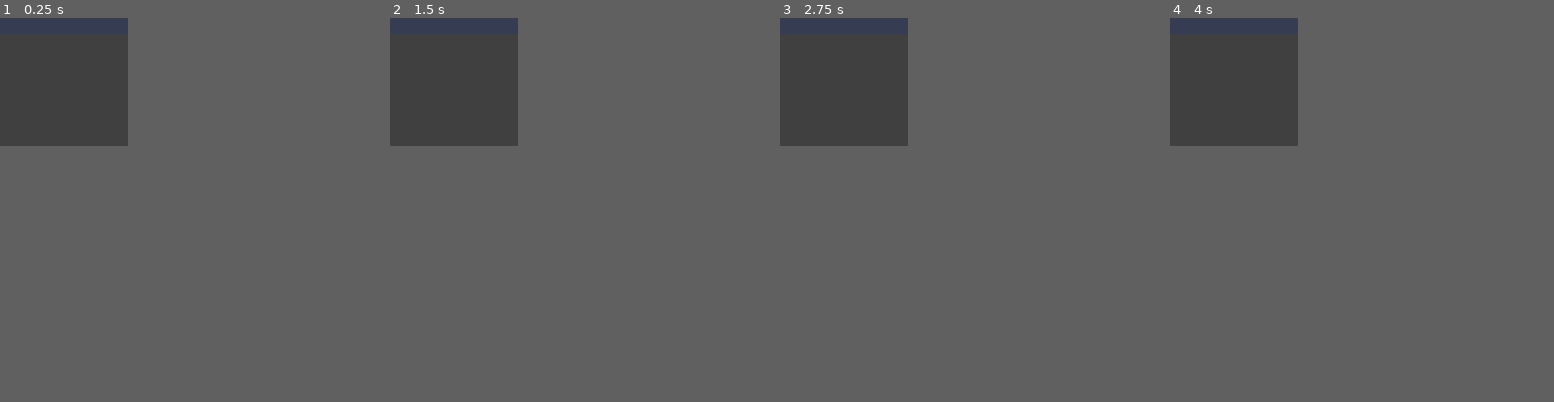
Above: before the commit, frames 1-4 (left to right).
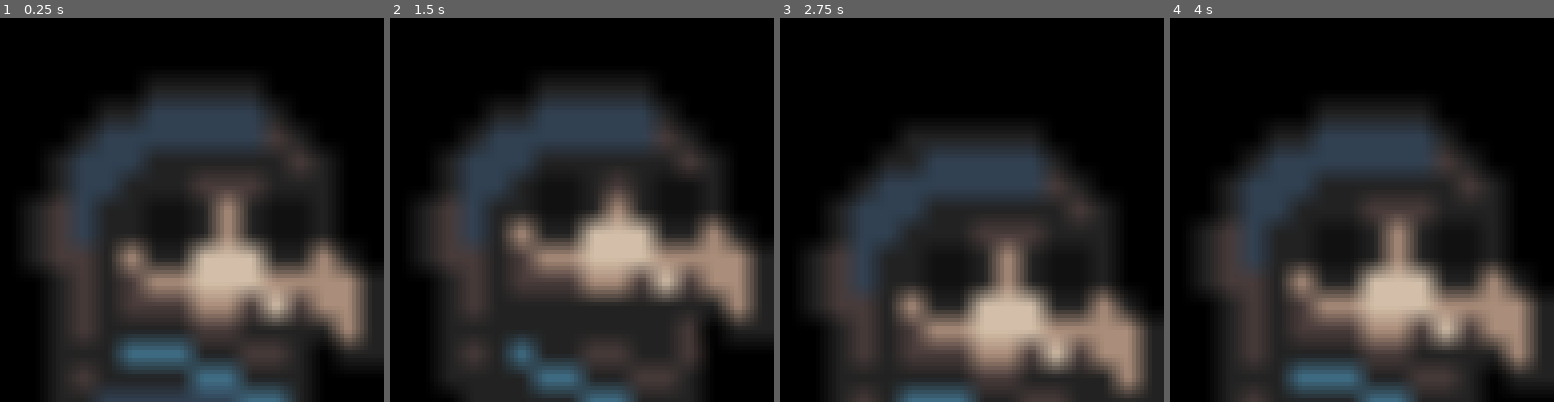
Above: after the commit, the same moments.

Repository: BudzioT/Virtual-Doppelganger
Game: Godot game, scene res://scenes/main.tscn
The game is run twice, just before and just after one commit, with the same random seed, the same clock (stepped at 60 frames per second) and the same inputs. The engine's default icon, where the game draws it, is replaced by a stand-in: a white triangle on a blue panel in a dark square.
Inputs:
- Up to frame 1 (0.25 s): no input
- Up to frame 2 (1.5 s): tap Enter (ui_accept) at 0.5, 1.35 s; hold Right (ui_right) 0.53-1.28 s; hold Enter (ui_accept) 0.53-1.28 s; hold Down (ui_down) from 1.28 s (still down)
- Up to frame 3 (2.75 s): tap Enter (ui_accept) at 1.52, 1.82 s; release Down (ui_down) at 2.03 s; hold Right (ui_right) from 2.03 s (still down); hold Enter (ui_accept) from 2.03 s (still down)
- Up to frame 4 (4 s): release Right (ui_right) at 2.78 s; release Enter (ui_accept) at 2.78 s; hold Up (ui_up) 2.78-3.53 s; tap Enter (ui_accept) at 2.85, 3.02, 3.32 s; hold Left (ui_left) from 3.53 s (still down); hold Enter (ui_accept) from 3.53 s (still down)
In our replay, the window is 32x32 before the commit and 96x96 after it. These sizes can differ from the game's own. Grey fills any space a smaller window leaves; there, only what the larger window draws over its background counts as a difference.

The runs differ from the first frame. In frame 1, 67% of the frame differs, in the area x 0-100%, y 0-100%; in frame 2, 66%; in frame 3, 60%; in frame 4, 64%.

Commit message:
made character

Diff:
--- a/project.godot
+++ b/project.godot
@@ -11,24 +11,49 @@
 [application]
 
 config/name="Virtual Doppelganger"
-run/main_scene="res://scenes/main.tscn"
+run/main_scene="res://scenes/Main.tscn"
 config/features=PackedStringArray("4.3", "GL Compatibility")
 config/icon="res://icon.svg"
 
 [display]
 
-window/size/viewport_width=640
-window/size/viewport_height=480
-window/size/borderless=true
-window/size/always_on_top=true
+window/size/viewport_width=1024
+window/size/viewport_height=720
 window/size/transparent=true
 window/subwindows/embed_subwindows=false
 window/per_pixel_transparency/allowed=true
+
+[dotnet]
+
+project/assembly_name="Virtual Doppelganger"
 
 [editor_plugins]
 
 enabled=PackedStringArray("res://addons/godot_super-wakatime/plugin.cfg")
 
+[input]
+
+move_left={
+"deadzone": 0.5,
+"events": [Object(InputEventKey,"resource_local_to_scene":false,"resource_name":"","device":-1,"window_id":0,"alt_pressed":false,"shift_pressed":false,"ctrl_pressed":false,"meta_pressed":false,"pressed":false,"keycode":0,"physical_keycode":65,"key_label":0,"unicode":97,"location":0,"echo":false,"script":null)
+]
+}
+move_right={
+"deadzone": 0.5,
+"events": [Object(InputEventKey,"resource_local_to_scene":false,"resource_name":"","device":-1,"window_id":0,"alt_pressed":false,"shift_pressed":false,"ctrl_pressed":false,"meta_pressed":false,"pressed":false,"keycode":0,"physical_keycode":68,"key_label":0,"unicode":100,"location":0,"echo":false,"script":null)
+]
+}
+move_up={
+"deadzone": 0.5,
+"events": [Object(InputEventKey,"resource_local_to_scene":false,"resource_name":"","device":-1,"window_id":0,"alt_pressed":false,"shift_pressed":false,"ctrl_pressed":false,"meta_pressed":false,"pressed":false,"keycode":0,"physical_keycode":87,"key_label":0,"unicode":119,"location":0,"echo":false,"script":null)
+]
+}
+move_down={
+"deadzone": 0.5,
+"events": [Object(InputEventKey,"resource_local_to_scene":false,"resource_name":"","device":-1,"window_id":0,"alt_pressed":false,"shift_pressed":false,"ctrl_pressed":false,"meta_pressed":false,"pressed":false,"keycode":0,"physical_keycode":83,"key_label":0,"unicode":115,"location":0,"echo":false,"script":null)
+]
+}
+
 [rendering]
 
 renderer/rendering_method="gl_compatibility"
--- /dev/null
+++ b/scenes/Entities/Player.tscn
@@ -0,0 +1,97 @@
+[gd_scene load_steps=16 format=3 uid="uid://dtageuhrp3fwt"]
+
+[ext_resource type="Texture2D" uid="uid://c3f0dhdjsnd00" path="res://assets/0x72_DungeonTilesetII_v1.7/frames/doc_idle_anim_f0.png" id="1_2udfe"]
+[ext_resource type="Script" path="res://scripts/Entities/player.gd" id="1_c8l1j"]
+[ext_resource type="Texture2D" uid="uid://c1hsftin6lta5" path="res://assets/0x72_DungeonTilesetII_v1.7/frames/doc_run_anim_f0.png" id="1_saog2"]
+[ext_resource type="Texture2D" uid="uid://ds4d5m3l66lru" path="res://assets/0x72_DungeonTilesetII_v1.7/frames/doc_run_anim_f1.png" id="2_efqb2"]
+[ext_resource type="Texture2D" uid="uid://oa82u3fawx5" path="res://assets/0x72_DungeonTilesetII_v1.7/frames/doc_idle_anim_f1.png" id="2_yhqus"]
+[ext_resource type="Texture2D" uid="uid://dauuvs4537ocy" path="res://assets/0x72_DungeonTilesetII_v1.7/frames/doc_run_anim_f2.png" id="3_21dw6"]
+[ext_resource type="Texture2D" uid="uid://ltvod6qf26ep" path="res://assets/0x72_DungeonTilesetII_v1.7/frames/doc_idle_anim_f2.png" id="3_xbp4v"]
+[ext_resource type="Texture2D" uid="uid://cffgtof05jqjl" path="res://assets/0x72_DungeonTilesetII_v1.7/frames/doc_run_anim_f3.png" id="4_5er5k"]
+[ext_resource type="Texture2D" uid="uid://ig2fbo7tmk3m" path="res://assets/0x72_DungeonTilesetII_v1.7/frames/doc_idle_anim_f3.png" id="4_cr5vu"]
+[ext_resource type="Script" path="res://scripts/Entities/movement_player_provider.gd" id="9_81gce"]
+
+[sub_resource type="RectangleShape2D" id="RectangleShape2D_57tpe"]
+size = Vector2(12, 16)
+
+[sub_resource type="Animation" id="Animation_okktt"]
+resource_name = "Walk"
+loop_mode = 1
+step = 0.0166667
+tracks/0/type = "value"
+tracks/0/imported = false
+tracks/0/enabled = true
+tracks/0/path = NodePath("Sprite2D:texture")
+tracks/0/interp = 1
+tracks/0/loop_wrap = true
+tracks/0/keys = {
+"times": PackedFloat32Array(0, 0.25, 0.5, 0.75),
+"transitions": PackedFloat32Array(1, 1, 1, 1),
+"update": 1,
+"values": [ExtResource("1_saog2"), ExtResource("2_efqb2"), ExtResource("3_21dw6"), ExtResource("4_5er5k")]
+}
+
+[sub_resource type="Animation" id="Animation_gaqh5"]
+resource_name = "Idle"
+loop_mode = 1
+step = 0.0166667
+tracks/0/type = "value"
+tracks/0/imported = false
+tracks/0/enabled = true
+tracks/0/path = NodePath("Sprite2D:texture")
+tracks/0/interp = 1
+tracks/0/loop_wrap = true
+tracks/0/keys = {
+"times": PackedFloat32Array(0, 0.25, 0.5, 0.75),
+"transitions": PackedFloat32Array(1, 1, 1, 1),
+"update": 1,
+"values": [ExtResource("1_2udfe"), ExtResource("2_yhqus"), ExtResource("3_xbp4v"), ExtResource("4_cr5vu")]
+}
+
+[sub_resource type="Animation" id="Animation_urawe"]
+length = 0.001
+tracks/0/type = "value"
+tracks/0/imported = false
+tracks/0/enabled = true
+tracks/0/path = NodePath("Sprite2D:texture")
+tracks/0/interp = 1
+tracks/0/loop_wrap = true
+tracks/0/keys = {
+"times": PackedFloat32Array(0),
+"transitions": PackedFloat32Array(1),
+"update": 1,
+"values": [null]
+}
+
+[sub_resource type="AnimationLibrary" id="AnimationLibrary_bg2lb"]
+_data = {
+"Idle": SubResource("Animation_gaqh5"),
+"RESET": SubResource("Animation_urawe"),
+"Walk": SubResource("Animation_okktt")
+}
+
+[node name="Player" type="CharacterBody2D"]
+visibility_layer = 2
+scale = Vector2(2, 2)
+script = ExtResource("1_c8l1j")
+
+[node name="Sprite2D" type="Sprite2D" parent="."]
+visibility_layer = 2
+
+[node name="CollisionShape2D" type="CollisionShape2D" parent="."]
+position = Vector2(0, 3)
+shape = SubResource("RectangleShape2D_57tpe")
+
+[node name="AnimationPlayer" type="AnimationPlayer" parent="."]
+libraries = {
+"": SubResource("AnimationLibrary_bg2lb")
+}
+autoplay = "Walk"
+
+[node name="MovementProvider" type="Node" parent="."]
+script = ExtResource("9_81gce")
+action_left = "move_left"
+action_right = "move_right"
+action_up = "move_up"
+action_down = "move_down"
+character_node = NodePath("..")
--- /dev/null
+++ b/scenes/Levels/Level.tscn
@@ -0,0 +1,3 @@
+[gd_scene format=3 uid="uid://ca1upy5hkxphd"]
+
+[node name="Level" type="Node2D"]
--- a/scenes/main.tscn
+++ b/scenes/main.tscn
@@ -1,24 +1,18 @@
-[gd_scene load_steps=5 format=3 uid="uid://cvvfp1t37q5cp"]
+[gd_scene load_steps=5 format=3 uid="uid://dwv75pvpyf0oh"]
 
-[ext_resource type="Script" path="res://scripts/world.gd" id="1_sgaqd"]
-[ext_resource type="Texture2D" uid="uid://bqgqsw5ev1s46" path="res://icon.svg" id="2_wo2au"]
-[ext_resource type="Script" path="res://scenes/window.gd" id="3_6nf5w"]
-[ext_resource type="PackedScene" uid="uid://dmaw74mx08jfy" path="res://scenes/world.tscn" id="4_dmpyj"]
+[ext_resource type="Script" path="res://scripts/main.gd" id="1_6ydvd"]
+[ext_resource type="PackedScene" uid="uid://ca1upy5hkxphd" path="res://scenes/Levels/Level.tscn" id="1_usudm"]
+[ext_resource type="PackedScene" uid="uid://daw7fr8pw02et" path="res://scenes/view_window.tscn" id="2_boco6"]
+[ext_resource type="PackedScene" uid="uid://dtageuhrp3fwt" path="res://scenes/Entities/Player.tscn" id="2_f7c4c"]
 
 [node name="Main" type="Node"]
-script = ExtResource("1_sgaqd")
+script = ExtResource("1_6ydvd")
+main_camera_node = NodePath("Player/Camera2D")
+view_window = ExtResource("2_boco6")
 
-[node name="Sprite2D" type="Sprite2D" parent="."]
-position = Vector2(432, 183)
-texture = ExtResource("2_wo2au")
+[node name="Level" parent="." instance=ExtResource("1_usudm")]
 
-[node name="Window" type="Window" parent="."]
-initial_position = 1
-size = Vector2i(200, 200)
-script = ExtResource("3_6nf5w")
+[node name="Player" parent="." instance=ExtResource("2_f7c4c")]
 
-[node name="Camera2D" type="Camera2D" parent="Window"]
-
-[node name="World" parent="." instance=ExtResource("4_dmpyj")]
-position = Vector2(-243, -1)
-scale = Vector2(0.922471, 0.871911)
+[node name="Camera2D" type="Camera2D" parent="Player"]
+zoom = Vector2(3, 3)
--- /dev/null
+++ b/scenes/view_window.tscn
@@ -0,0 +1,13 @@
+[gd_scene load_steps=2 format=3 uid="uid://daw7fr8pw02et"]
+
+[ext_resource type="Script" path="res://scripts/view_window.gd" id="1_oc0di"]
+
+[node name="ViewWindow" type="Window"]
+title = "World"
+initial_position = 1
+size = Vector2i(520, 520)
+unresizable = true
+script = ExtResource("1_oc0di")
+
+[node name="Camera2D" type="Camera2D" parent="."]
+zoom = Vector2(3, 3)
--- a/scenes/window.gd
+++ /dev/null
@@ -1,22 +0,0 @@
-extends Window
-
-
-@onready var camera: Camera2D = $Camera2D
-
-var last_position := Vector2i.ZERO
-var velocity := Vector2i.ZERO
-
-
-func _ready() -> void:
-	camera.anchor_mode = Camera2D.ANCHOR_MODE_FIXED_TOP_LEFT
-
-	transient = true
-	close_requested.connect(queue_free)
-
-func _process(delta: float) -> void:
-	velocity = position - last_position
-	last_position = position
-	camera.position = get_camera_pos()
-
-func get_camera_pos() -> Vector2i:
-	return position + velocity
--- a/scenes/world.tscn
+++ /dev/null
@@ -1,10 +0,0 @@
-[gd_scene load_steps=2 format=3 uid="uid://dmaw74mx08jfy"]
-
-[ext_resource type="Texture2D" uid="uid://bqgqsw5ev1s46" path="res://icon.svg" id="2_xdqy3"]
-
-[node name="World" type="Node2D"]
-
-[node name="Sprite2D" type="Sprite2D" parent="."]
-position = Vector2(600, 300)
-scale = Vector2(6.125, 5.36719)
-texture = ExtResource("2_xdqy3")
--- /dev/null
+++ b/scripts/Entities/movement_player_provider.gd
@@ -0,0 +1,10 @@
+extends MovementProvider
+
+@export_placeholder("ui_left") var action_left: String
+@export_placeholder("ui_right") var action_right: String
+@export_placeholder("ui_up") var action_up: String
+@export_placeholder("ui_down") var action_down: String
+
+func _process(delta: float) -> void:
+	super._process(delta)
+	provider_dir = Input.get_vector(action_left, action_right, action_up, action_down)
--- /dev/null
+++ b/scripts/Entities/movement_provider.gd
@@ -0,0 +1,16 @@
+extends Node
+class_name MovementProvider
+
+@export_node_path("CharacterBody2D") var character_node
+@onready var character: CharacterBody2D = get_node(character_node)
+
+@export var enabled: bool = true
+var provider_dir: Vector2 = Vector2(0, 0)
+
+
+func _process(_delta: float) -> void:
+	if character:
+		if enabled:
+			character.dir = provider_dir
+		else:
+			character.dir = 0.0
--- /dev/null
+++ b/scripts/Entities/player.gd
@@ -0,0 +1,44 @@
+extends CharacterBody2D
+
+@export_group("Movement")
+@export var max_speed: float = 120.0
+@export var acceleration: float = 512.0
+@export var deceleration: float = 1024.0
+
+@onready var sprite = $Sprite2D
+@onready var collision = $CollisionShape2D
+@onready var animation = $AnimationPlayer
+
+var dir: Vector2 = Vector2(0, 0)
+var target_speed: float = 0.0
+var target_acceleration: float = 0.0
+
+
+func _process(_delta: float) -> void:
+	if dir.x < 0.0:
+		sprite.flip_h = true
+	elif dir.x > 0.0:
+		sprite.flip_h = false
+
+	if target_speed != 0.0:
+		animation.play("Walk")
+	else:
+		animation.play("Idle")
+
+func _physics_process(delta: float) -> void:
+	if dir.length() > 0:
+		dir = dir.normalized()
+		target_speed = max_speed
+		target_acceleration = acceleration
+	else:
+		target_speed = 0.0
+		target_acceleration = deceleration
+
+	var target_velocity = dir * target_speed
+
+	if target_velocity.length() > 0:
+		velocity = velocity.move_toward(target_velocity, target_acceleration * delta)
+	else:
+		velocity = velocity.move_toward(Vector2.ZERO, deceleration * delta)
+
+	move_and_slide()
--- /dev/null
+++ b/scripts/main.gd
@@ -0,0 +1,61 @@
+extends Node
+
+
+@export var player_size: Vector2i = Vector2(32, 32)
+@export_range(0, 19) var player_visibility_layer: int = 1
+@export_range(0, 19) var world_visibility_layer: int = 0
+@export_node_path("Camera2D") var main_camera_node: NodePath
+@export var view_window: PackedScene
+
+var world_offset: Vector2i = Vector2i.ZERO
+
+@onready var main_camera: Camera2D = get_node(main_camera_node)
+@onready var main_window: Window = get_window()
+@onready var main_screen: int = main_window.current_screen
+@onready var main_screen_rect: Rect2i = DisplayServer.screen_get_usable_rect(main_screen)
+
+
+func _ready() -> void:
+	ProjectSettings.set_setting("display/window/per_pixel_transparency/allowed", true)
+
+	main_window.borderless = true
+	main_window.unresizable = true
+	main_window.always_on_top = true
+	main_window.gui_embed_subwindows = false
+
+	main_window.transparent = true
+	main_window.transparent_bg = true
+
+	main_window.min_size = player_size * Vector2i(main_camera.zoom)
+	main_window.size = main_window.min_size
+
+	main_window.set_canvas_cull_mask_bit(player_visibility_layer, true)
+	main_window.set_canvas_cull_mask_bit(world_visibility_layer, false)
+
+	world_offset = Vector2i(main_screen_rect.size.x / 2, main_screen_rect.size.y)
+
+func _process(delta: float) -> void:
+	main_window.position = get_window_pos()
+
+func get_window_pos() -> Vector2i:
+	"""Get position of window"""
+	return (Vector2i(main_camera.global_position + main_camera.offset) - player_size / 2) * Vector2i(main_camera.zoom) + world_offset
+
+func _unhandled_input(event: InputEvent) -> void:
+	if event.is_action_pressed("ui_accept"):
+		create_view_window()
+
+	if event.is_action_pressed("ui_cancel"):
+		get_tree().quit()
+
+func create_view_window():
+	"""Create a window that improves visibility"""
+	var new_window: Window = view_window.instantiate()
+
+	new_window.world_2d = main_window.world_2d
+	new_window.world_3d = main_window.world_3d
+	new_window.world_offset = world_offset
+
+	new_window.set_canvas_cull_mask_bit(player_visibility_layer, false)
+	new_window.set_canvas_cull_mask_bit(world_visibility_layer, true)
+	add_child(new_window)
--- /dev/null
+++ b/scripts/view_window.gd
@@ -0,0 +1,24 @@
+extends Window
+
+
+@onready var camera: Camera2D = $Camera2D
+
+var world_offset: Vector2i = Vector2i.ZERO
+var last_position: Vector2i = Vector2i.ZERO
+var velocity: Vector2i = Vector2i.ZERO
+var focused: bool = false
+
+
+func _ready() -> void:
+	camera.anchor_mode = Camera2D.ANCHOR_MODE_FIXED_TOP_LEFT
+
+	transient = true
+	close_requested.connect(queue_free)
+
+func _process(delta: float) -> void:
+	velocity = position - last_position
+	last_position = position
+	camera.position = get_camera_pos()
+
+func get_camera_pos() -> Vector2i:
+	return (position + velocity - world_offset) / Vector2i(camera.zoom)
--- a/scripts/world.gd
+++ /dev/null
@@ -1,23 +0,0 @@
-extends Node
-
-
-@onready var main_window: Window = get_window()
-@onready var sub_window: Window = $Window
-@export var player_size: Vector2i = Vector2i(32, 32)
-
-
-func _ready():
-	# Share the same world as main window
-	sub_window.world_2d = main_window.world_2d
-	$Window.world_2d = main_window.world_2d
-
-	ProjectSettings.set_setting("display/window/per_pixel_transparency/allowed", true)
-	main_window.borderless = true
-	main_window.unresizable = true
-	main_window.always_on_top = true
-	main_window.gui_embed_subwindows = false
-	main_window.transparent = true
-	main_window.transparent_bg = true
-
-	main_window.min_size = player_size
-	main_window.size = main_window.min_size
Binary file added: assets/0x72_DungeonTilesetII_v1.7/0x72_DungeonTilesetII_v1.7.png
Not shown, added: assets/0x72_DungeonTilesetII_v1.7/0x72_DungeonTilesetII_v1.7.png.import
Binary file added: assets/0x72_DungeonTilesetII_v1.7/atlas_floor-16x16.png
Not shown, added: assets/0x72_DungeonTilesetII_v1.7/atlas_floor-16x16.png.import
Binary file added: assets/0x72_DungeonTilesetII_v1.7/atlas_walls_high-16x32.png
Not shown, added: assets/0x72_DungeonTilesetII_v1.7/atlas_walls_high-16x32.png.import
Binary file added: assets/0x72_DungeonTilesetII_v1.7/atlas_walls_low-16x16.png
Not shown, added: assets/0x72_DungeonTilesetII_v1.7/atlas_walls_low-16x16.png.import
Binary file added: assets/0x72_DungeonTilesetII_v1.7/frames/angel_idle_anim_f0.png
Not shown, added: assets/0x72_DungeonTilesetII_v1.7/frames/angel_idle_anim_f0.png.import
Binary file added: assets/0x72_DungeonTilesetII_v1.7/frames/angel_idle_anim_f1.png
Not shown, added: assets/0x72_DungeonTilesetII_v1.7/frames/angel_idle_anim_f1.png.import
(and 787 more such lines)
